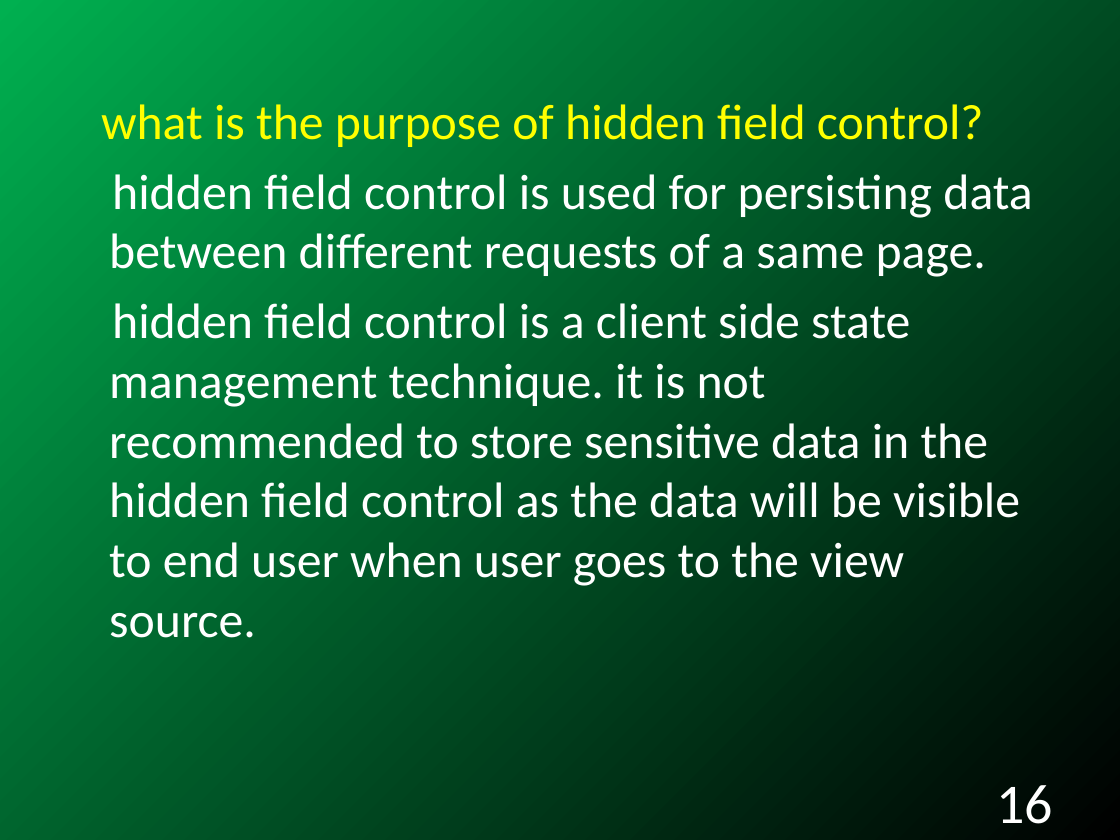
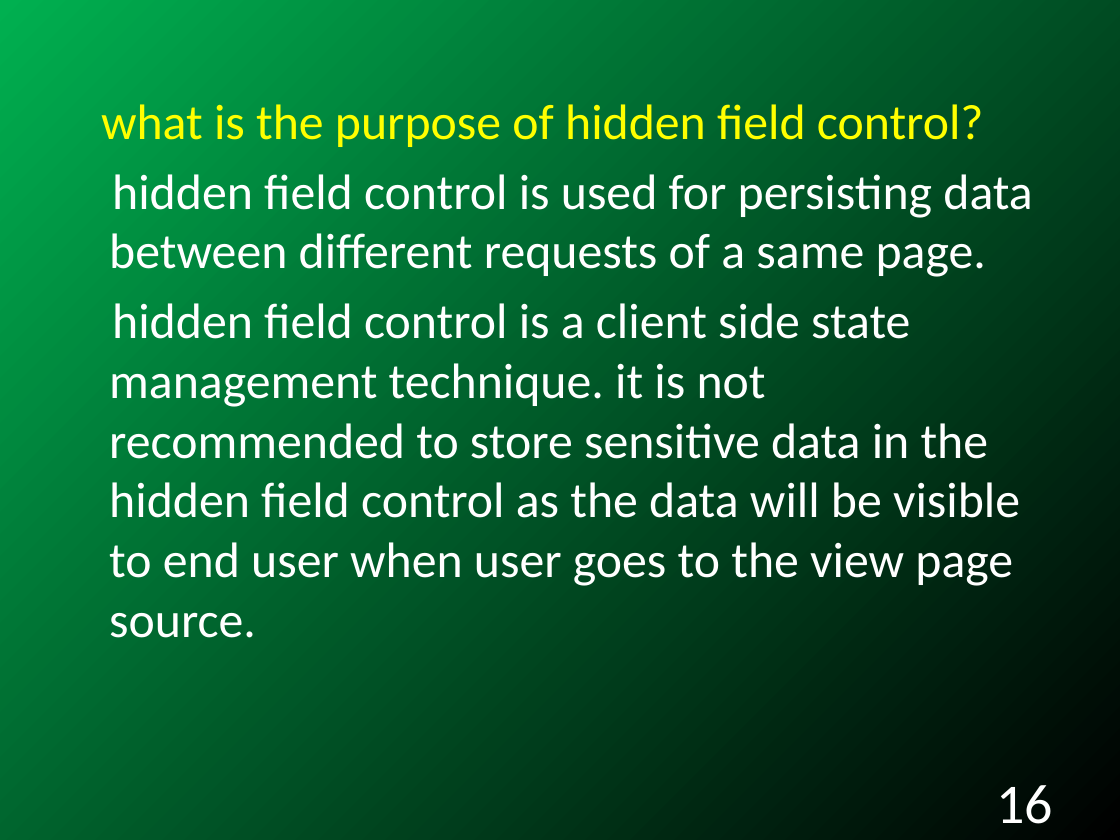
Before and after one commit to RAVIKIRANTV/FirstRepo, a slide deck: slide 16 of InterviewStudyMaterial/ASP.NET_Interview_Questions_with_answers.pptx. Drawn at 1120x840 pixels with LibreOffice and Linux fonts; fonts in the diff are those of the drawing; background and template pictures are left out. Boxes give left, top, right and bottom in pixels: in the first picture for what was removed or moved away, otherwise in the second. Text is boxed around its words. In the diff, an @@ line names an element or a change of style, - is before the commit and + after.

```diff
--- a/InterviewStudyMaterial/ASP.NET_Interview_Questions_with_answers.pptx
+++ b/InterviewStudyMaterial/ASP.NET_Interview_Questions_with_answers.pptx
@@ text at (109, 303, 1020, 638): text changed @@
-hidden field control is a client side state management technique. it is not recommended to store sensitive data in the hidden field control as the data will be visible to end user when user goes to the view source.
+hidden field control is a client side state management technique. it is not recommended to store sensitive data in the hidden field control as the data will be visible to end user when user goes to the view page source.
```
Also in this commit, not shown: 1 other slide changed, 4 slides added, 15 other files.
